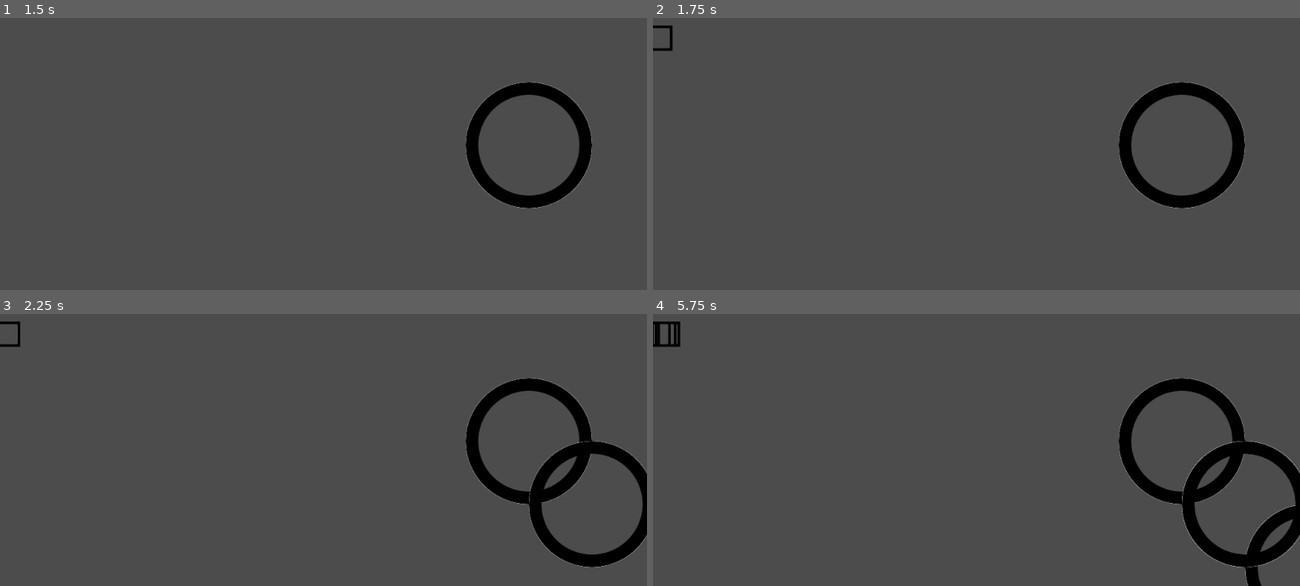
Above: before the commit, frames 1-4 (two rows, left to right).
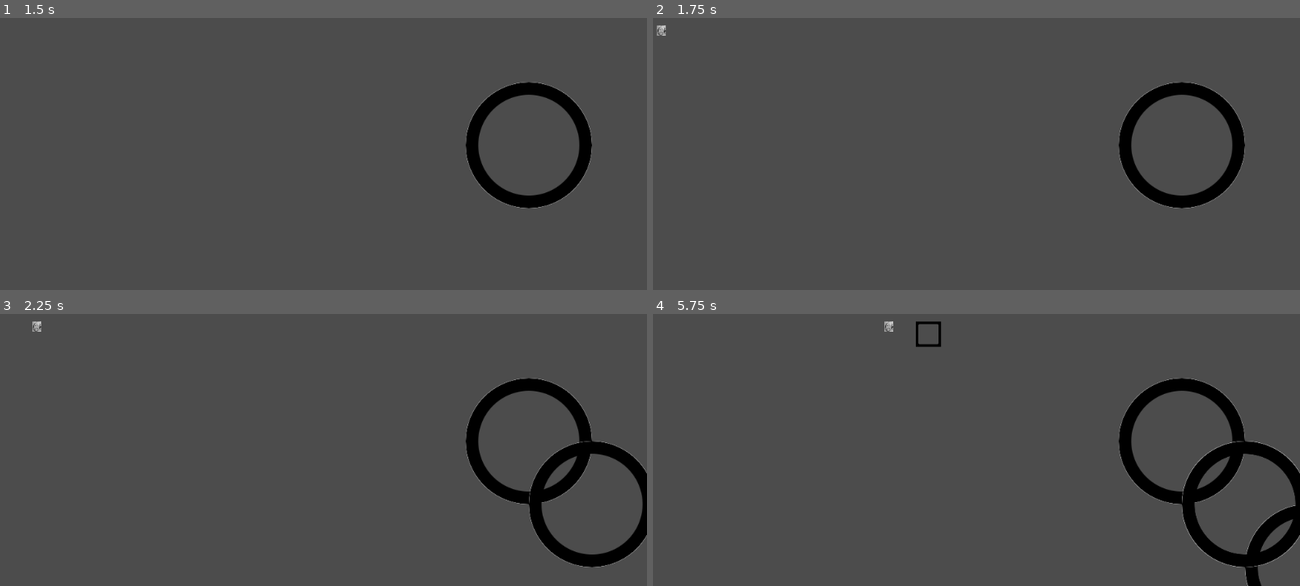
Above: after the commit, the same moments.

Repository: bjornarprytz/TowerLearning
Game: Godot game, scene res://splash/splash.tscn
The game is run twice, just before and just after one commit, with the same random seed, the same clock (stepped at 60 frames per second) and the same inputs.
Inputs (mouse positions are in pixels of both pictures, inside the frame that each line leads up to):
- Up to frame 1 (1.5 s): click "Play" at 0.5 s; tap Enter at 1.25 s; move the mouse to (465, 83) at 1.27 s; click (465, 83) at 1.42 s
- Up to frame 2 (1.75 s): no input
- Up to frame 3 (2.25 s): click (530, 441) at 2 s
- Up to frame 4 (5.75 s): click (1248, 504) at 2.77 s; click (1183, 441) at 3.5 s; click (1248, 504) at 4.27 s; click (1183, 441) at 5 s

Frame 1 is identical in both runs. In frame 2, 0.1% of the frame differs, in the area x 0-3%, y 2-13%; in frame 3, 0.1%; in frame 4, 0.5%, in the area x 0-45%, y 2-13%.

Commit message:
Added a scriptable object for enemy stats.
Next up is doing the same for towers, and having them shoot at enemies.

Diff:
--- /dev/null
+++ b/enemies/EnemyStats.gd
@@ -0,0 +1,7 @@
+extends Resource
+class_name EnemyStats
+
+export(String) var name = "NONE"
+export(int) var health = 100
+export(float) var speed = 100
+export(Image) var sprite = null
--- a/enemies/basic_enemy.gd
+++ b/enemies/basic_enemy.gd
@@ -1,16 +1,18 @@
 extends Area2D
 
-
+var stats : EnemyStats
 var direction : Vector2
 
 # Called when the node enters the scene tree for the first time.
 func _ready():
 	pass # Replace with function body.
 
-
 # Called every frame. 'delta' is the elapsed time since the previous frame.
 func _process(delta):
-	position += direction * delta
+	position += direction * stats.speed * delta
 
-func initialize(_direction: Vector2) -> void:
+func initialize(_stats: EnemyStats, _direction: Vector2) -> void:
 	direction = _direction
+	stats = _stats
+
+	get_node("TextureRect").texture = stats.sprite
--- /dev/null
+++ b/enemies/data/heavy.tres
@@ -0,0 +1,11 @@
+[gd_resource type="Resource" load_steps=3 format=2]
+
+[ext_resource path="res://enemies/EnemyStats.gd" type="Script" id=1]
+[ext_resource path="res://splash/author.png" type="Texture" id=2]
+
+[resource]
+script = ExtResource( 1 )
+name = "Heavy"
+health = 60
+speed = 30.0
+sprite = ExtResource( 2 )
--- /dev/null
+++ b/enemies/data/light.tres
@@ -0,0 +1,11 @@
+[gd_resource type="Resource" load_steps=3 format=2]
+
+[ext_resource path="res://enemies/EnemyStats.gd" type="Script" id=1]
+[ext_resource path="res://enemies/Enemy.png" type="Texture" id=2]
+
+[resource]
+script = ExtResource( 1 )
+name = "Light"
+health = 40
+speed = 60.0
+sprite = ExtResource( 2 )
--- a/level/event_handler.gd
+++ b/level/event_handler.gd
@@ -7,6 +7,10 @@
 
 onready var tower = preload("res://towers/basic_tower.tscn")
 onready var enemy = preload("res://enemies/basic_enemy.tscn")
+
+onready var light_enemy = preload("res://enemies/data/light.tres")
+onready var heavy_enemy = preload("res://enemies/data/heavy.tres")
+
 
 var interval = float(1)
 var remaining_time = interval
@@ -41,6 +45,10 @@
 
 	var e = enemy.instance()
 
-	e.initialize(Vector2(x, 0))
+	if (x % 2 == 0):
+		e.initialize(light_enemy, Vector2(x, 0))
+	else:
+		e.initialize(heavy_enemy, Vector2(x, 0))
+
 	e.set_position(Vector2(10, 200))
 	add_child(e)
--- a/project.godot
+++ b/project.godot
@@ -8,9 +8,14 @@
 
 config_version=4
 
-_global_script_classes=[  ]
+_global_script_classes=[ {
+"base": "Resource",
+"class": "EnemyStats",
+"language": "GDScript",
+"path": "res://enemies/EnemyStats.gd"
+} ]
 _global_script_class_icons={
-
+"EnemyStats": ""
 }
 
 [application]
